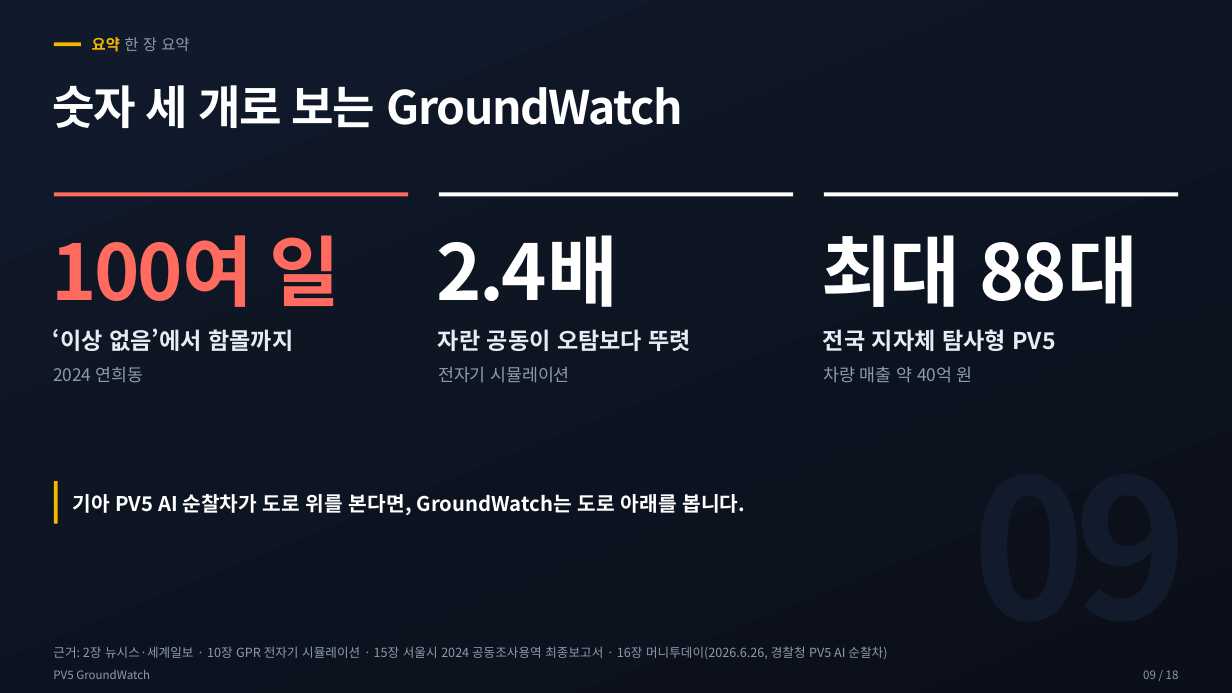
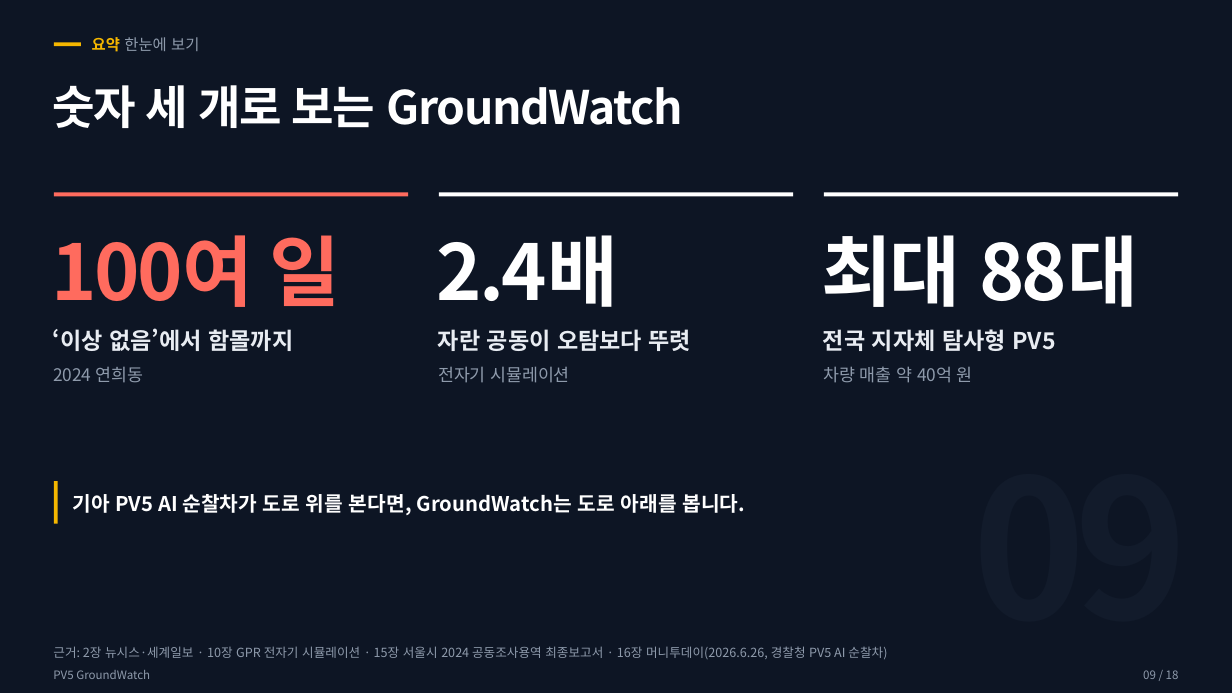
Before and after one commit to woojin-choe/pv5-hose-lab, a slide deck: slide 9 of ppt_all/PV5_GroundWatch_10_26.pptx. Drawn at 1232x693 pixels with LibreOffice and Linux fonts; fonts in the diff are those of the drawing. Boxes give left, top, right and bottom in pixels: in the first picture for what was removed or moved away, otherwise in the second. Text is boxed around its words. In the diff, an @@ line names an element or a change of style, - is before the commit and + after.

```diff
--- a/ppt_all/PV5_GroundWatch_10_26.pptx
+++ b/ppt_all/PV5_GroundWatch_10_26.pptx
@@ background gradient #101A2B to #0A0F19 to #0D1524 @@
@@ text at bbox=[92, 37, 199, 52]: text changed @@
-요약 한 장 요약
+요약 한눈에 보기
```
Also in this commit, not shown: 12 other slides changed, 17 other files.
